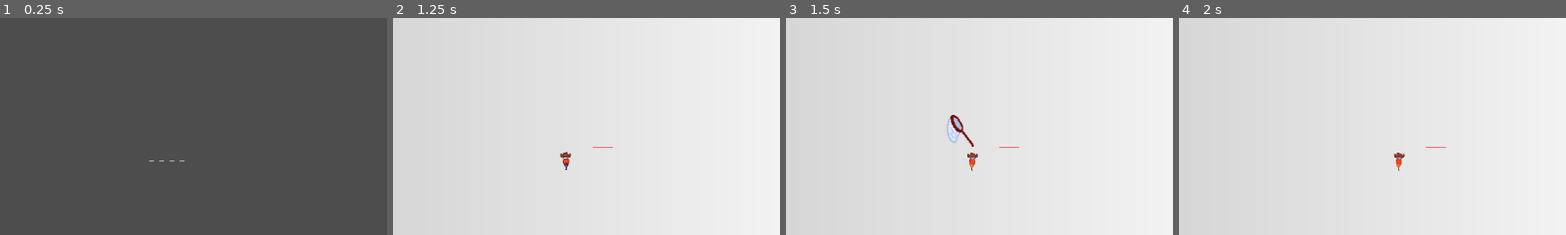
Above: before the commit, frames 1-4 (left to right).
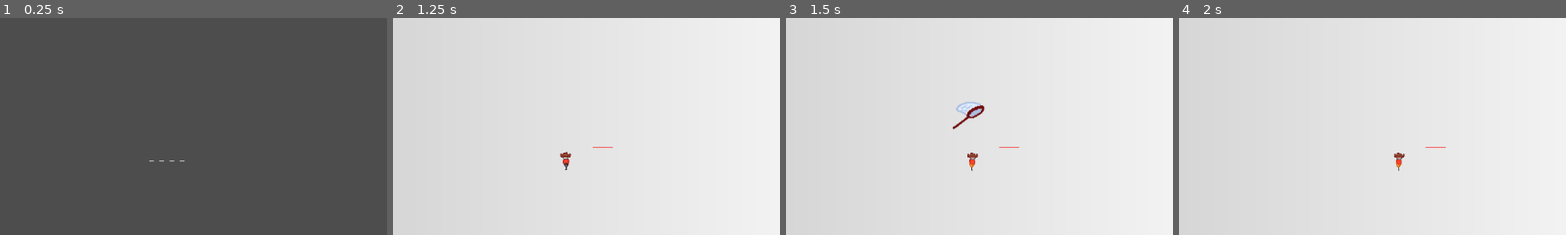
Above: after the commit, the same moments.

Repository: MagnusLucas/SpaceJam2025
Game: Godot game, scene res://UI/main_menu.tscn
Two runs of this game, one before a commit and one after it. Both use one fixed random seed, a clock stepped at 60 frames per second and the inputs below. Sound files missing from this copy of the repository are replaced by a short silence.
Inputs (mouse positions are % of the whole screen's width and height, from its top left):
- Up to frame 1 (0.25 s): no input
- Up to frame 2 (1.25 s): click "_ _ _ _" at 0.5 s
- Up to frame 3 (1.5 s): tap Enter at 1.25 s; move the mouse to (72, 45) at 1.27 s; hold D (move_right) from 1.28 s (still down); tap Space (catch_letter) at 1.35 s
- Up to frame 4 (2 s): keep holding D (move_right)
The pictures show only the part of the screen within x 28-78%, y 18-68%; the shares and areas given below are measured in that part.

Frames 1-2 are identical in both runs. In frame 3, 0.8% of the frame differs, in the area x 41-52%, y 38-60%; in frame 4, nothing differs.

Commit message:
Version to export

Diff:
--- a/Game/Player/Player.gd
+++ b/Game/Player/Player.gd
@@ -50,8 +50,9 @@
 	if Input.is_action_pressed("move_right"):
 		move_direction += Vector2.RIGHT
 		$Sprite2D/AnimatedSprite2D.play("right_run")
-	#if move_direction:
-		#rotation = move_direction.angle() - Vector2.UP.angle()
+	if move_direction:
+		$Area2D.rotation = move_direction.angle() - Vector2.UP.angle()
+		var to_area = $Area2D.position - position
 	previous_position = map.local_to_map(position)
 	position += move_direction * MAX_SPEED * delta
 	if previous_position_2 == position:
